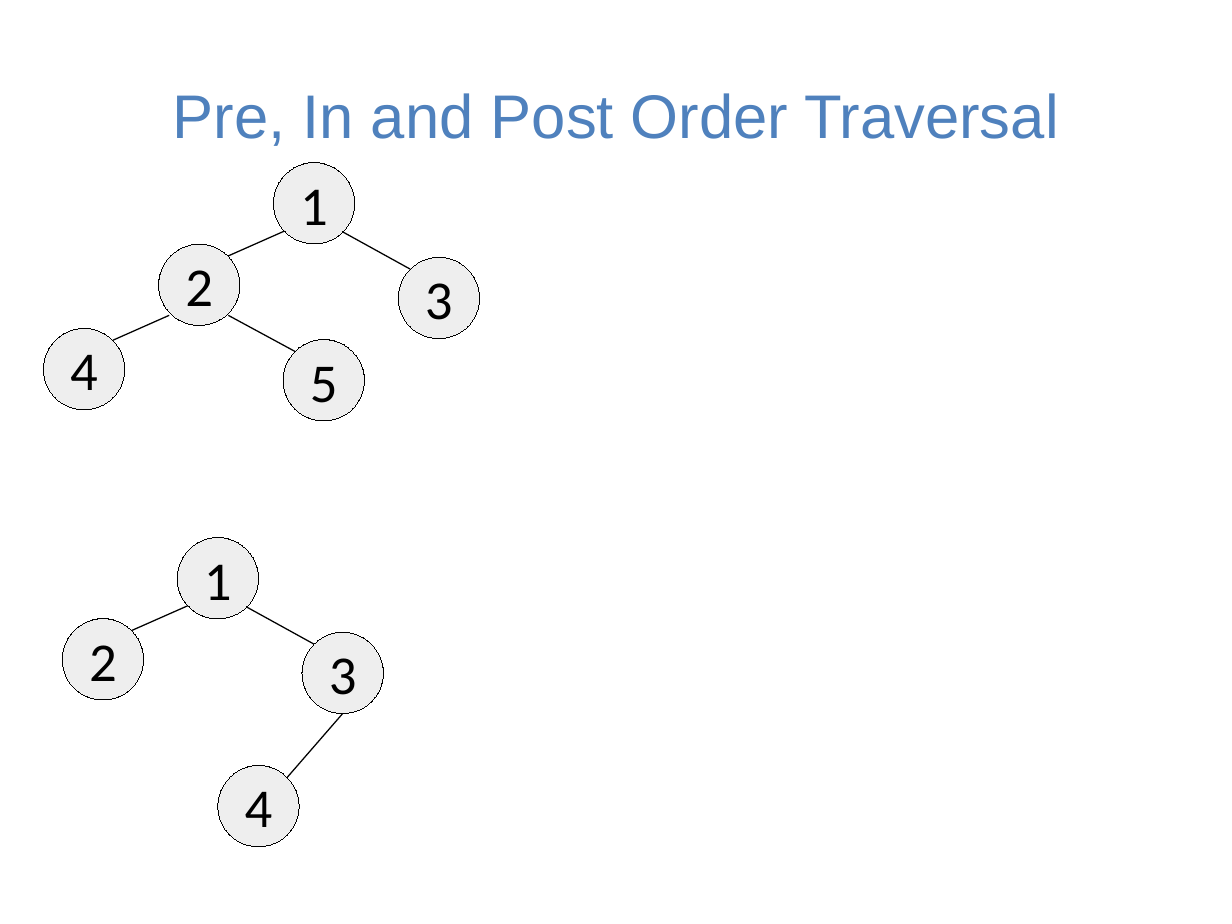
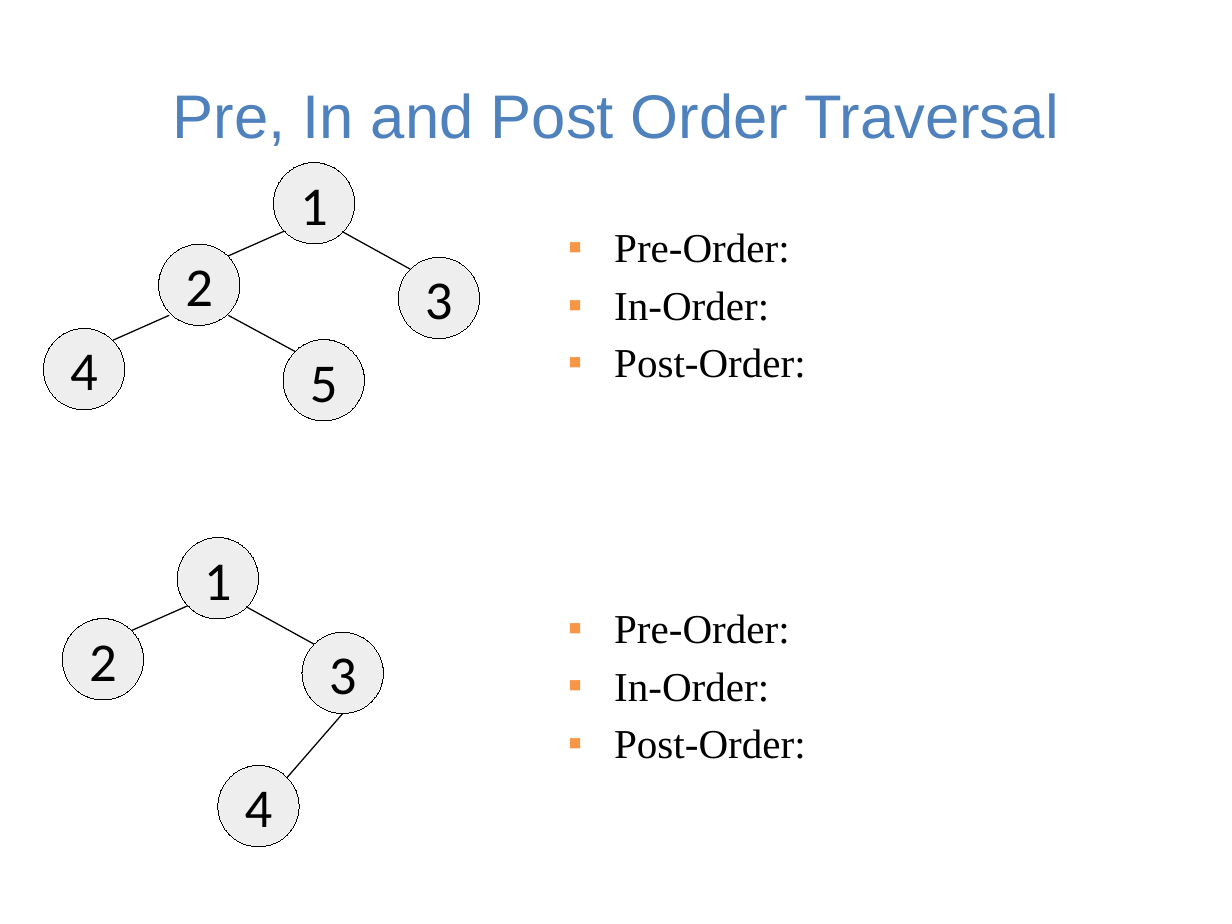
Before and after one commit to guhofstra/CSC111Fa25, a slide deck: slide 5 of PPTs/Lecture 8-binary search tree exercises.pptx. Drawn at 1232x924 pixels with LibreOffice and Linux fonts; fonts in the diff are those of the drawing. Boxes give left, top, right and bottom in pixels: in the first picture for what was removed or moved away, otherwise in the second. Text is boxed around its words. In the diff, an @@ line names an element or a change of style, - is before the commit and + after.

```diff
--- a/PPTs/Lecture 8-binary search tree exercises.pptx
+++ b/PPTs/Lecture 8-binary search tree exercises.pptx
@@ text added at (x1=614, y1=233, x2=806, y2=378), 24 pt, text #000000 @@
+▪ Pre-Order:
+▪ In-Order:
+▪ Post-Order:
@@ text added at (x1=614, y1=614, x2=806, y2=759), 24 pt, text #000000 @@
+▪ Pre-Order:
+▪ In-Order:
+▪ Post-Order:
```
Also in this commit, not shown: 5 other slides changed, 4 other files.
